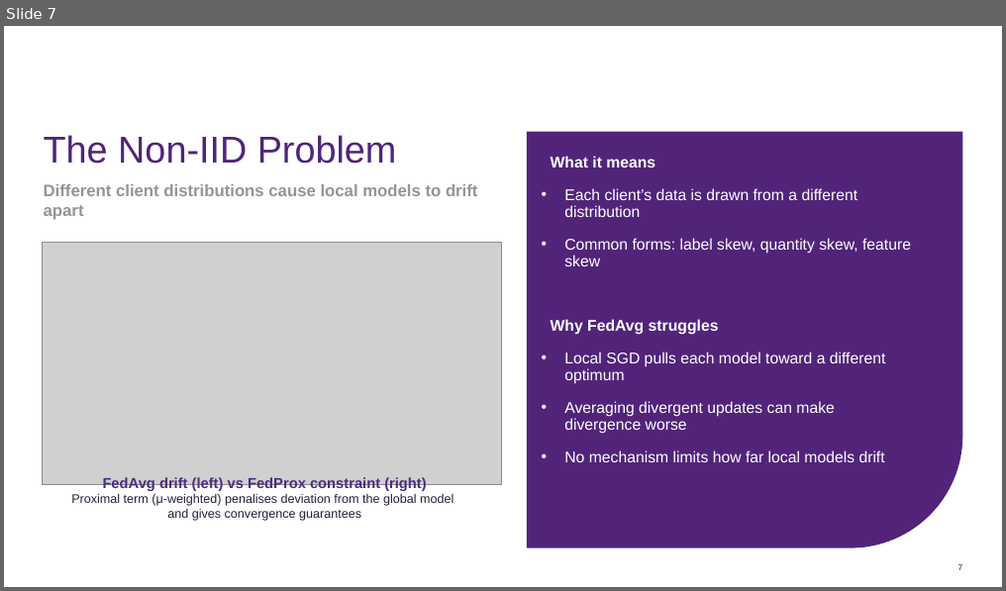
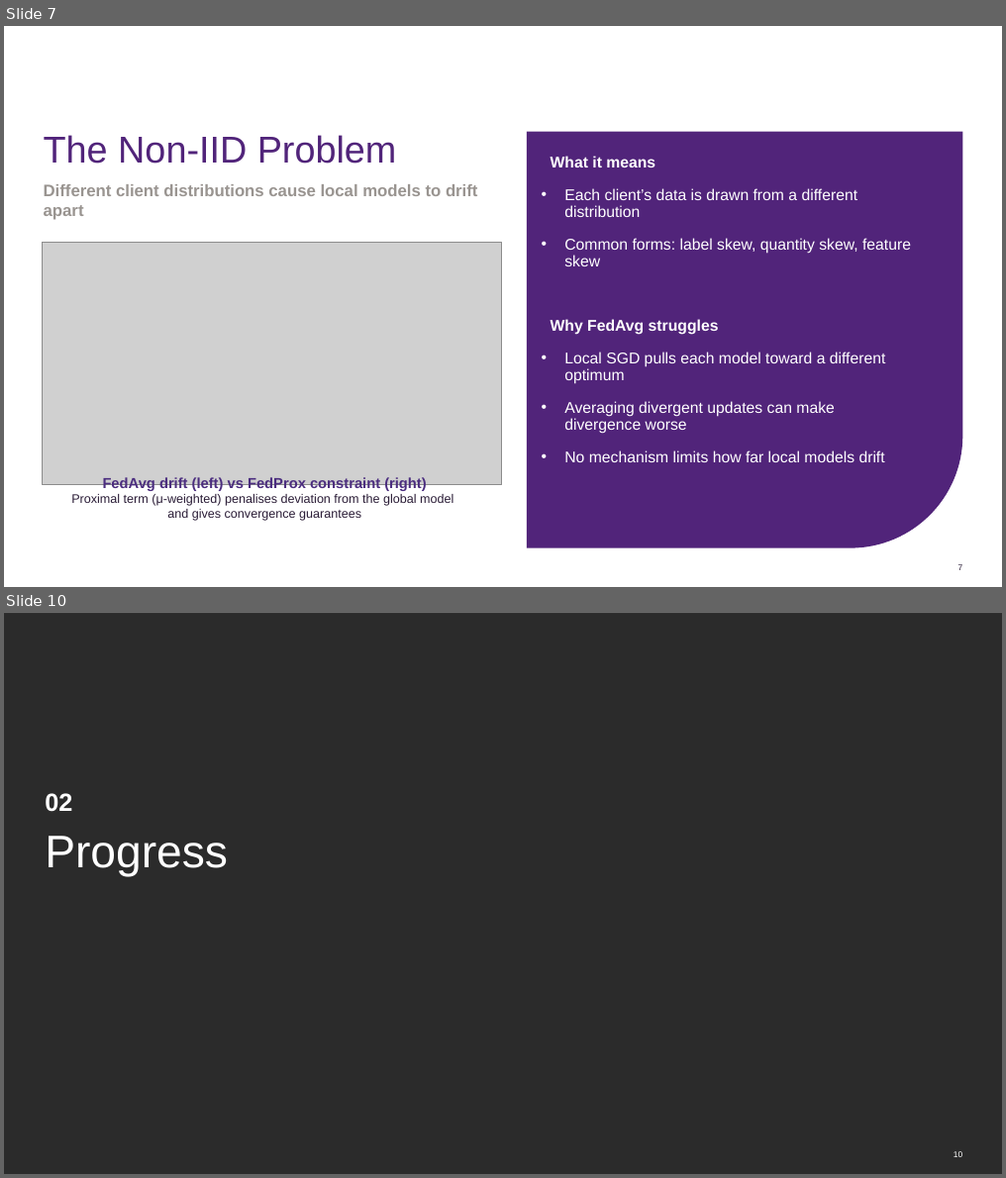
Before and after one commit to alexzhgu/skin-federated, a slide deck: Progress Seminar/Privacy-Preserving Federated Learning for Distributed Skin Disease Classification.pptx. Shown one above the other, each under a label of ours: slide 7 before the commit, slides 7 and 10 after it; the slides between them are not shown. The pictures are 1006x591 and 1006x1178 pixels, drawn with LibreOffice and Linux fonts; fonts in the diff are those of the drawing; grey boxes stand for pictures; background and template pictures are left out; a plain dark background stands for a picture behind light text. Boxes give left, top, right and bottom in pixels: in the first picture for what was removed or moved away, otherwise in the second. Text is boxed around its words. In the diff, an @@ line names an element or a change of style, - is before the commit and + after.

```diff
--- a/Progress Seminar/Privacy-Preserving Federated Learning for Distributed Skin Disease Classification.pptx
+++ b/Progress Seminar/Privacy-Preserving Federated Learning for Distributed Skin Disease Classification.pptx
@@ slide 10 added at [4,613,1002,1174], background picture (left out) @@
@@ text added at [45,793,72,812], 24 pt, text #FFFFFF, bold @@
+02
@@ title added at [45,836,228,877], 44 pt, text #FFFFFF @@
+Progress
@@ page number added at [953,1152,962,1157], 8 pt, text #FFFFFF @@
+10
```
Also in this commit, not shown: 3 slides changed, 7 other slides added, 2 slides removed, 11 other files.
